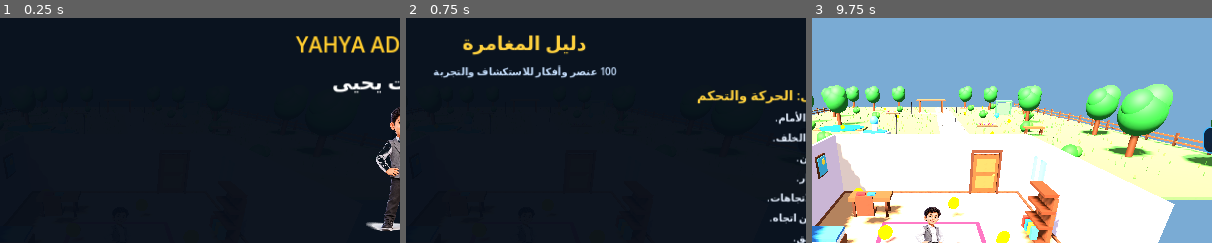
Above: before the commit, frames 1-3 (left to right).
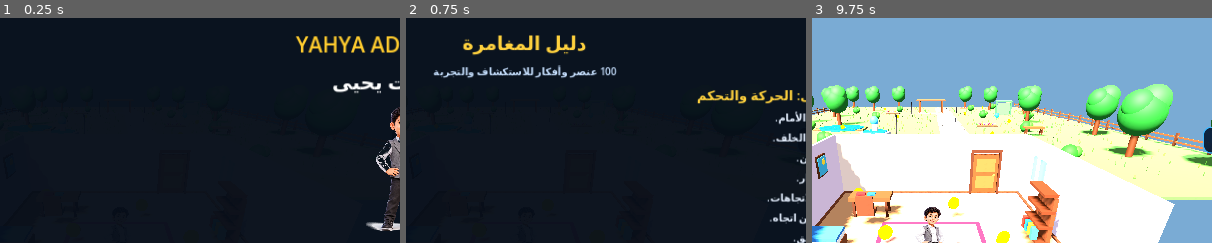
Above: after the commit, the same moments.

Repository: croceh2021-crypto/Yahya-Adventures
Game: Godot game, scene res://Main.tscn
Same seed, same stepped clock (60 frames per second), same inputs: the game is played once before the commit and once after it.
Inputs:
- Up to frame 1 (0.25 s): no input
- Up to frame 2 (0.75 s): click "▲" at 0.5 s
- Up to frame 3 (9.75 s): click "◀" at 1.25 s; click "▶" at 2 s; click "▼" at 2.75 s; click "ركض" at 3.5 s; click "قفز" at 4.25 s; click "Ⅱ" at 5 s; click "＋" at 5.75 s; click "－" at 6.5 s; click "♫ إيقاف" at 7.25 s; click "−" at 8 s; click "+" at 8.75 s; click "▶ ابدأ المغامرة" at 9.5 s
The pictures show only the part of the screen within x 35-85%, y 0-50%; the shares and areas given below are measured in that part.

The runs differ from the first frame. In frame 3, 0.2% of the frame differs, in the area x 2-19%, y 47-52%.
Error in both runs: Trying to cast a freed object. (res://Scripts/touch_input_fix.gd:80)

Commit message:
Change script resource from visual_realism to water_realism

Diff:
--- a/Main.tscn
+++ b/Main.tscn
@@ -1,7 +1,7 @@
 
 [gd_scene load_steps=2 format=3]
 
-[ext_resource type="Script" path="res://Scripts/visual_realism.gd" id="1_main"]
+[ext_resource type="Script" path="res://Scripts/water_realism.gd" id="1_main"]
 
 [node name="Main" type="Node3D"]
 script = ExtResource("1_main")
